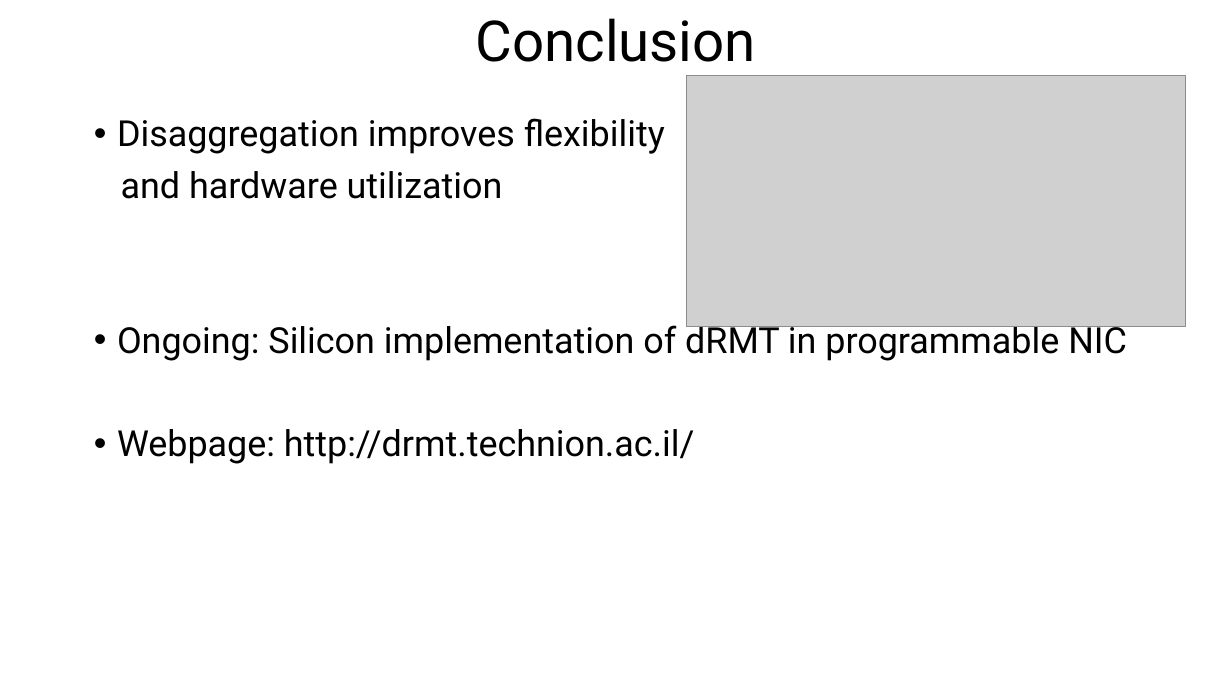
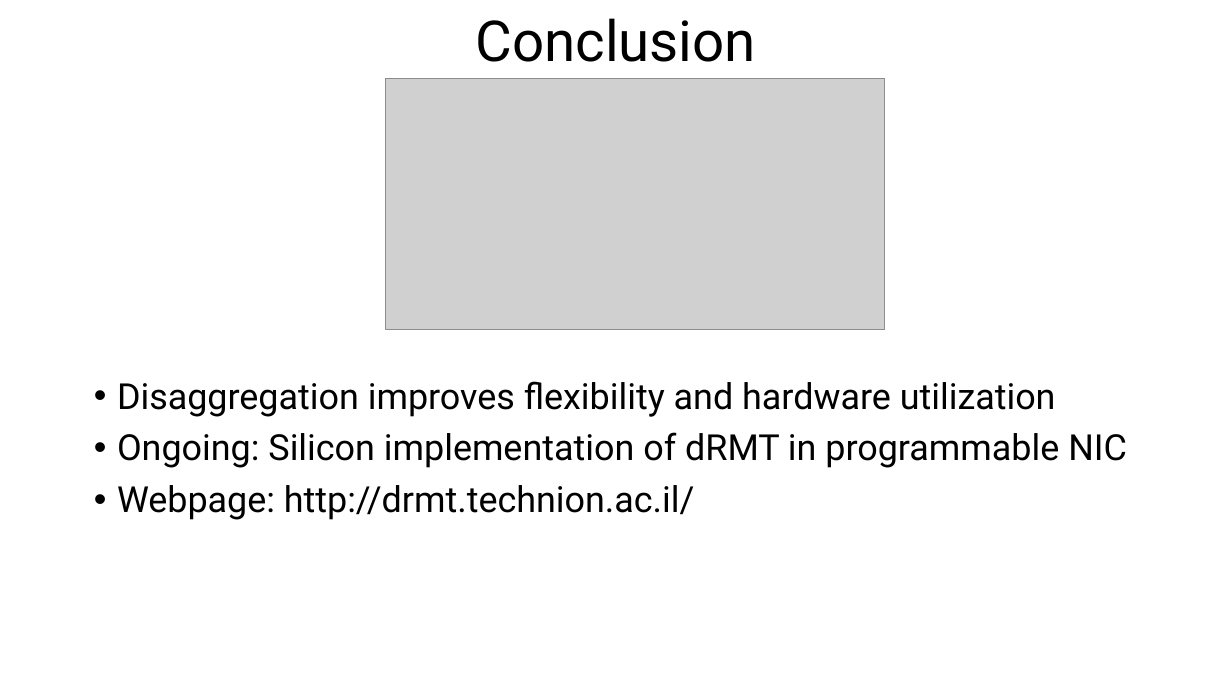
Before and after one commit to anirudhSK/drmt_talk, a slide deck: slide 29 of drmt_sigcomm.pptx. Drawn at 1232x693 pixels with LibreOffice and Linux fonts; fonts in the diff are those of the drawing; grey boxes stand for pictures. Boxes give left, top, right and bottom in pixels: in the first picture for what was removed or moved away, otherwise in the second. Text is boxed around its words. In the diff, an @@ line names an element or a change of style, - is before the commit and + after.

Commit message:
Move perf cliff to backup. Now at 22:47.

```diff
--- a/drmt_sigcomm.pptx
+++ b/drmt_sigcomm.pptx
@@ picture: place and size @@
-picture at bbox=[687, 75, 1186, 326]
+picture at bbox=[386, 79, 885, 330]
@@ text at bbox=[117, 381, 1056, 417]: text changed @@
-• Disaggregation improves flexibility
-and hardware utilization
+• Disaggregation improves flexibility and hardware utilization
```
Also in this commit, not shown: 4 other slides changed.
